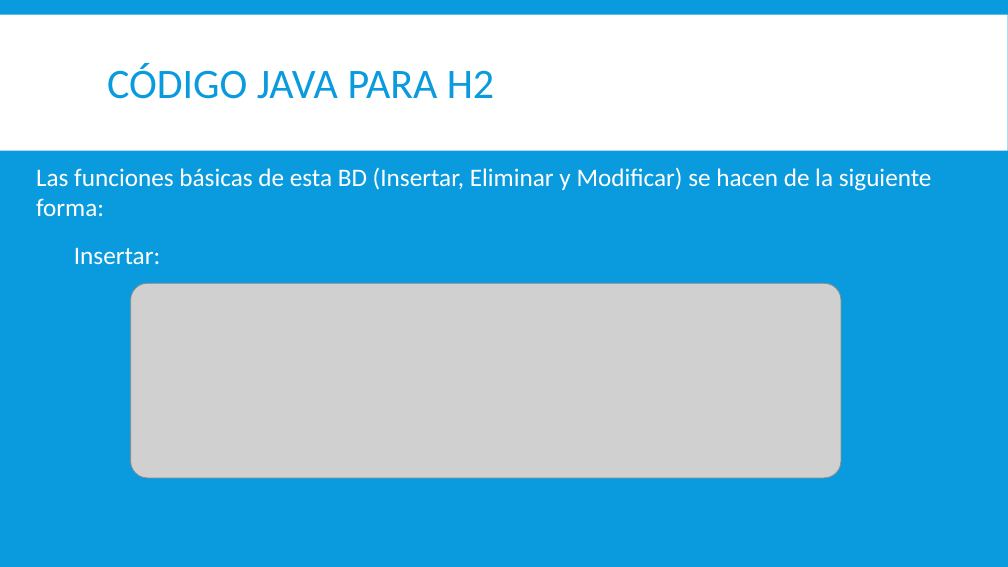
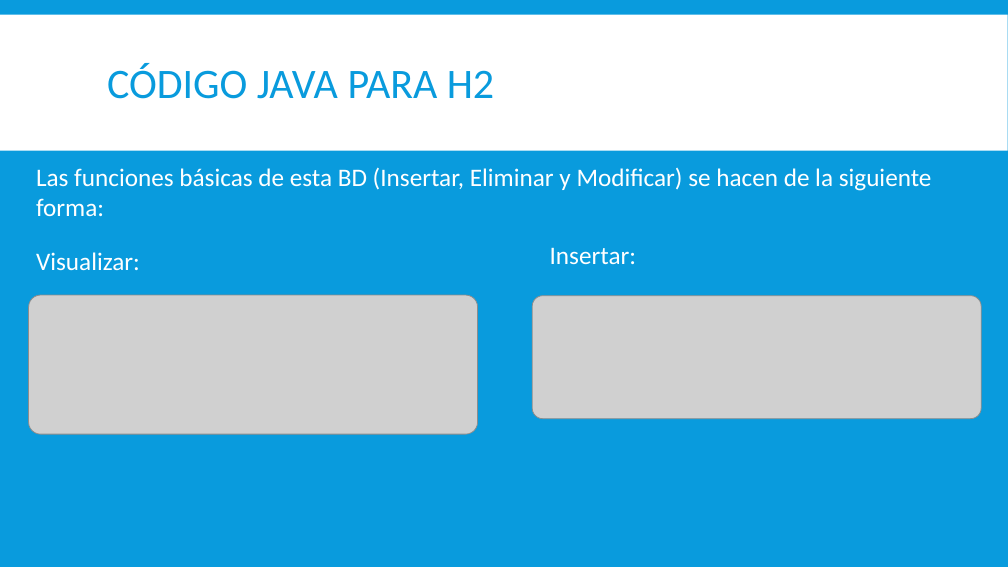
Before and after one commit to Adrian1998-java/H2_Java, a slide deck: slide 17 of Documentos Word y PP/Base de datos embebida h2.pptx (slide 16 before the commit). Drawn at 1008x567 pixels with LibreOffice and Linux fonts; fonts in the diff are those of the drawing; grey boxes stand for pictures. Boxes give left, top, right and bottom in pixels: in the first picture for what was removed or moved away, otherwise in the second. Text is boxed around its words. In the diff, an @@ line names an element or a change of style, - is before the commit and + after.

```diff
--- a/Documentos Word y PP/Base de datos embebida h2.pptx
+++ b/Documentos Word y PP/Base de datos embebida h2.pptx
@@ text "Insertar:": place and size @@
-text "Insertar:" at <box>74,247,160,264</box>
+text "Insertar:" at <box>550,247,636,264</box>
@@ text added at <box>36,252,140,270</box>, 24 pt, text #FFFFFF @@
+Visualizar:
@@ picture added at <box>29,295,478,434</box> @@
@@ picture: place and size @@
-picture at <box>131,284,842,478</box>
+picture at <box>532,296,982,419</box>
```
Also in this commit, not shown: 2 other slides changed, 1 slide added.
